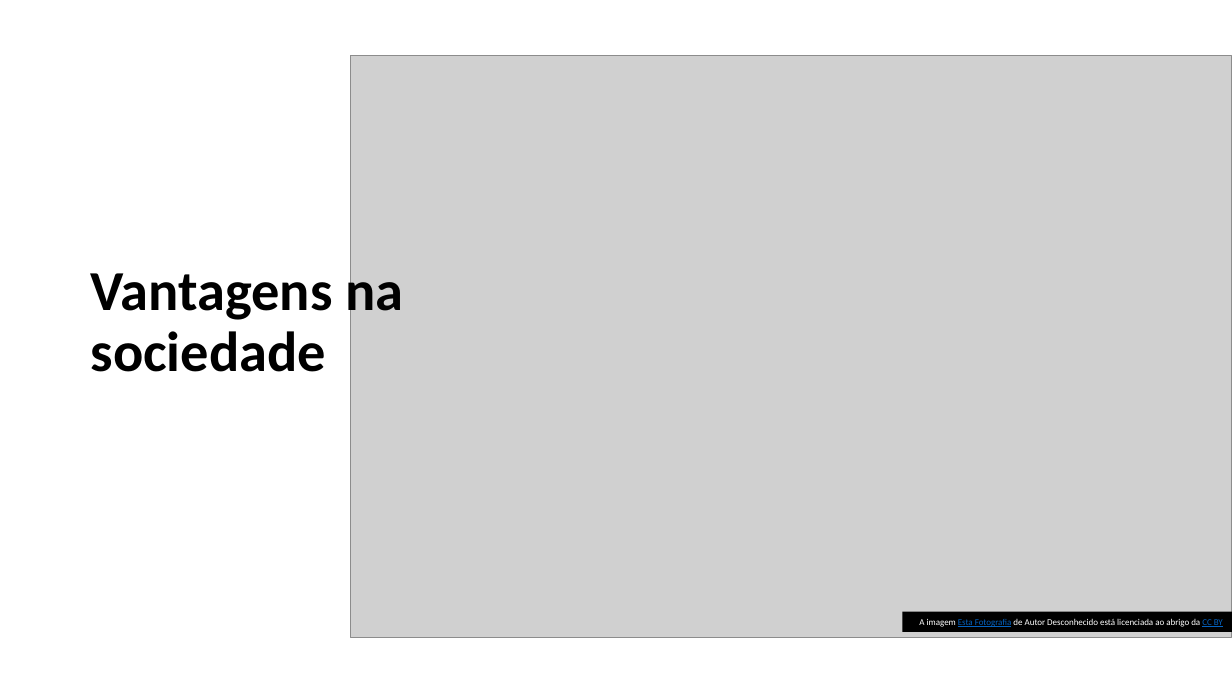
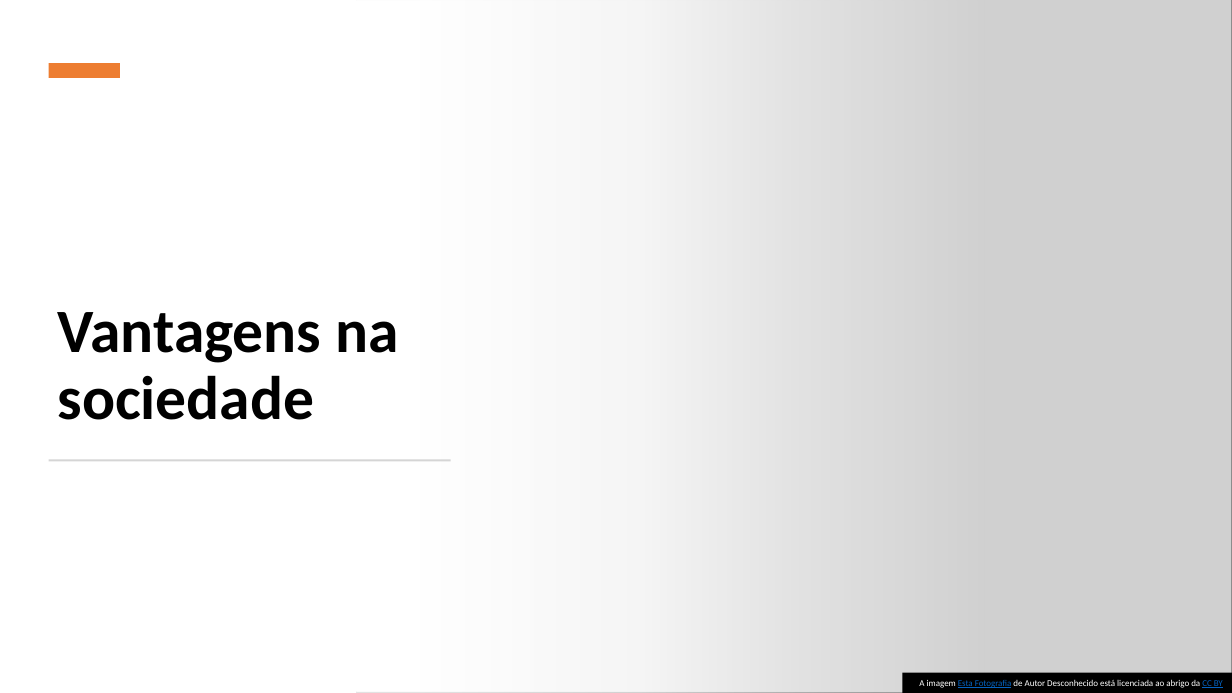
Before and after one commit to GabrielMCS01/CTI-TP, a slide deck: slide 1 of VantagensSociais.pptx. Drawn at 1232x693 pixels with LibreOffice and Linux fonts; fonts in the diff are those of the drawing; grey boxes stand for pictures. Boxes give left, top, right and bottom in pixels: in the first picture for what was removed or moved away, otherwise in the second. Text is boxed around its words. In the diff, an @@ line names an element or a change of style, - is before the commit and + after.

```diff
--- a/VantagensSociais.pptx
+++ b/VantagensSociais.pptx
@@ rectangle added at (0,0,986,693), fill gradient #FFFFFF @@
@@ picture: place and size @@
-picture at (453,60,1232,632)
+picture at (356,0,1232,693)
@@ picture removed at (350,55,1232,637) @@
@@ rectangle added at (49,63,120,78), fill #ED7D31 @@
@@ text "Vantagens na sociedade": place and size @@
-text "Vantagens na sociedade" at (91,263,403,372)
+text "Vantagens na sociedade" at (58,312,398,420)
@@ text "Vantagens na sociedade" at (58,312,398,420): size 44 to 48 pt; vertical alignment top to bottom @@
@@ rectangle added at (49,459,451,461), fill #D5D5D5 @@
@@ rectangle "A imagem Esta Fotografia de ...": place and size @@
-rectangle "A imagem Esta Fotografia de ..." at (903,612,1232,632)
+rectangle "A imagem Esta Fotografia de ..." at (903,673,1232,693)
```
Also in this commit, not shown: 4 slides added, 2 slides removed.
